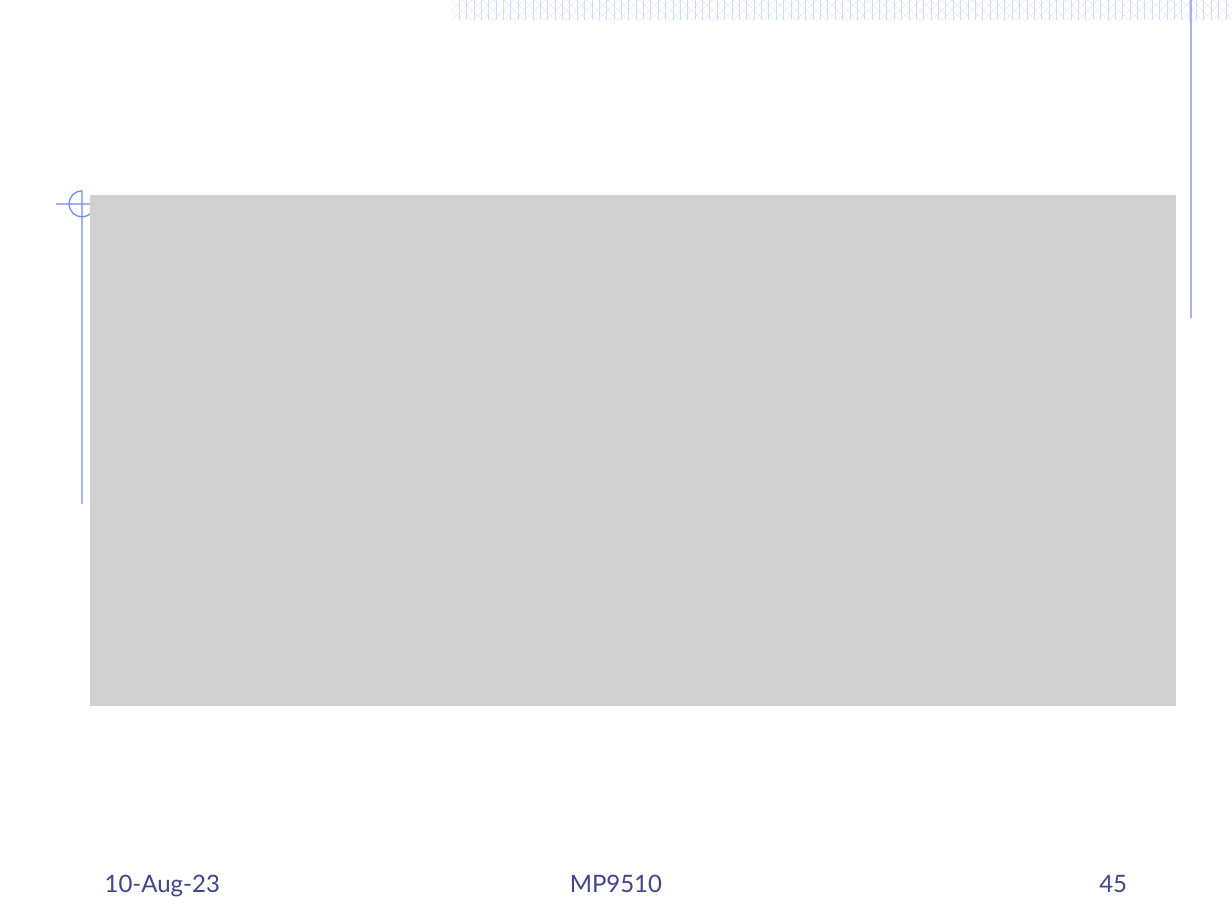
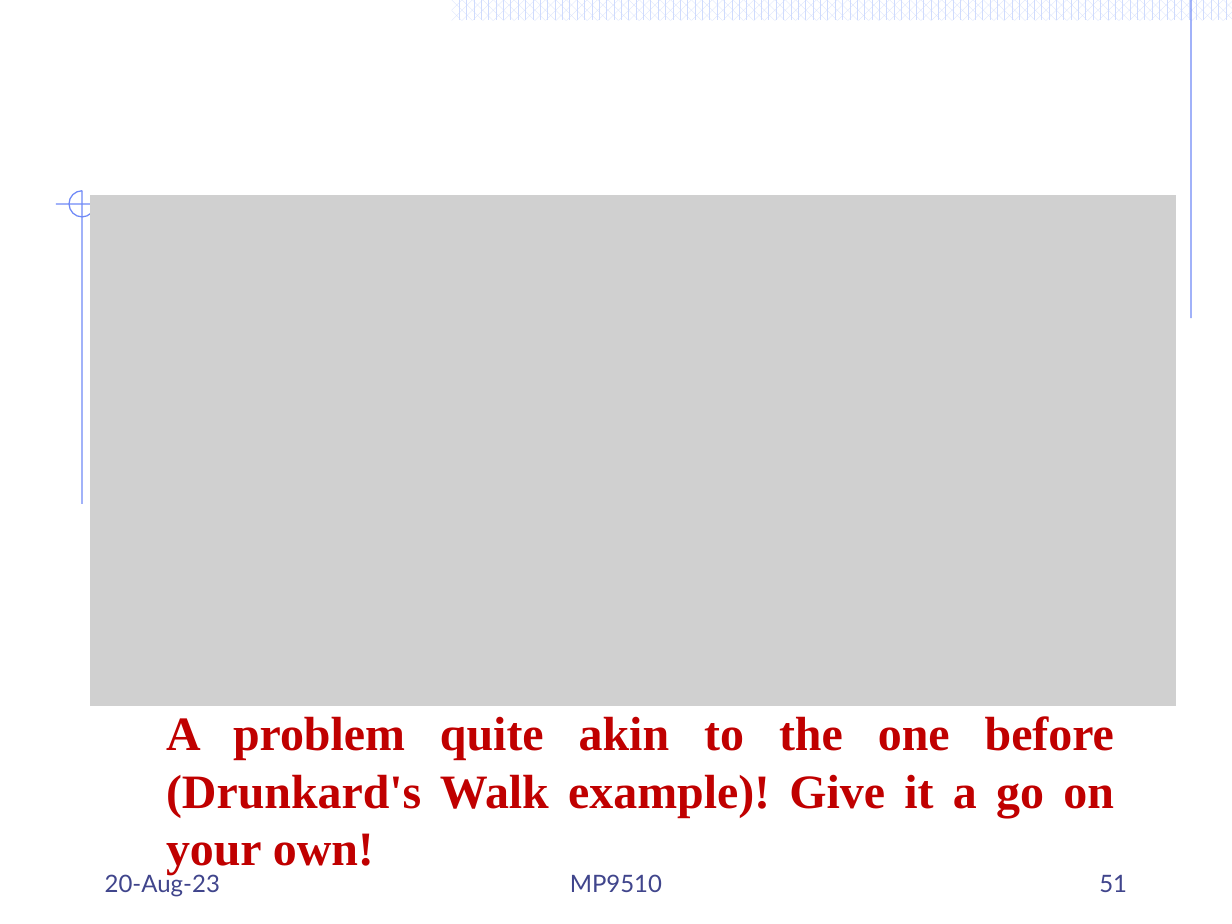
Before and after one commit to Mayooran1987/MC9510, a slide deck: slide 51 of Lect_3_Markov process.pptx (slide 45 before the commit). Drawn at 1232x924 pixels with LibreOffice and Linux fonts; fonts in the diff are those of the drawing; grey boxes stand for pictures. Boxes give left, top, right and bottom in pixels: in the first picture for what was removed or moved away, otherwise in the second. Text is boxed around its words. In the diff, an @@ line names an element or a change of style, - is before the commit and + after.

```diff
--- a/Lect_3_Markov process.pptx
+++ b/Lect_3_Markov process.pptx
@@ text added at (166,716,1114,875), 28 pt, text #C00000, bold @@
+A problem quite akin to the one before (Drunkard's Walk example)! Give it a go on your own!
@@ text at (105,871,220,897): text changed @@
-10-Aug-23
+20-Aug-23
@@ page number at (1099,875,1127,892): text changed @@
-45
+51
```
Also in this commit, not shown: 25 other slides changed, 6 slides added, 1 other file.
